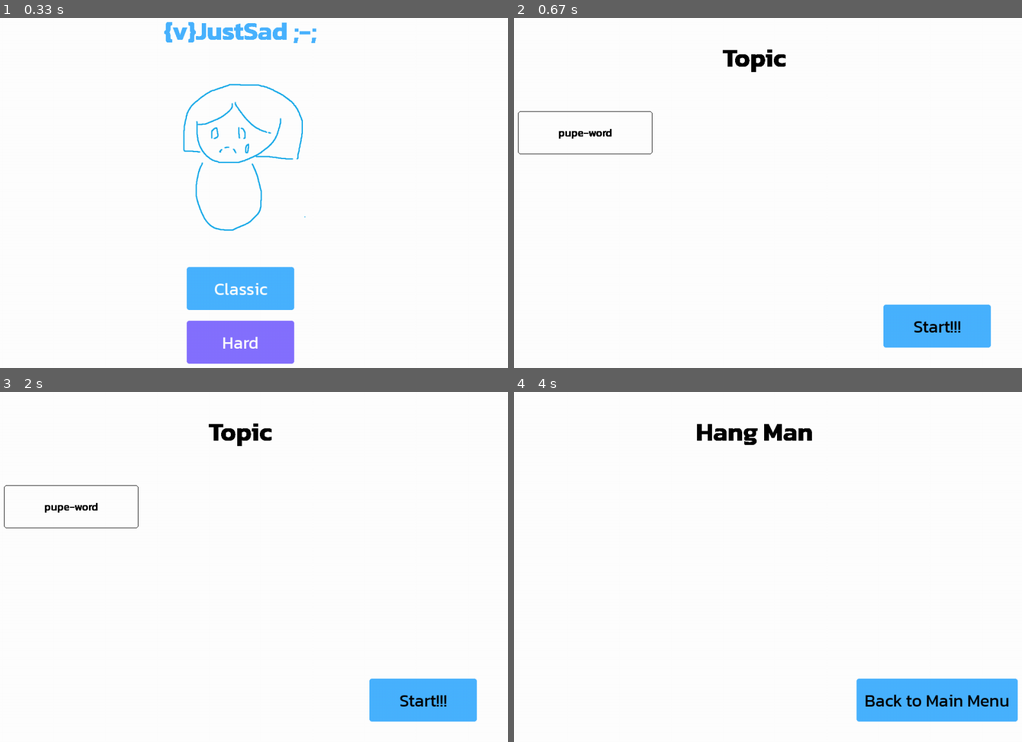
Above: before the commit, frames 1-4 (two rows, left to right).
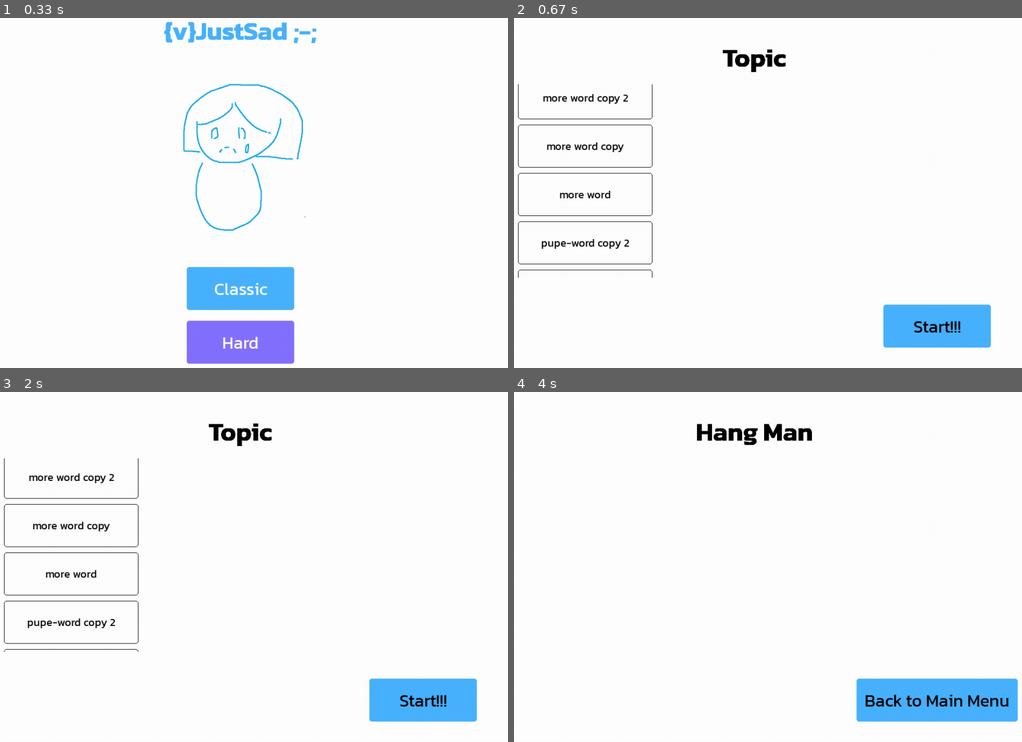
Above: after the commit, the same moments.

Repository: Wissanupong-Chanliem/WejustSad
Game: pygame game, started from main.py
Same seed, same stepped clock (60 frames per second), same inputs: the game is played once before the commit and once after it.
Inputs (mouse positions are in pixels of both pictures, inside the frame that each line leads up to):
- Up to frame 1 (0.33 s): no input
- Up to frame 2 (0.67 s): click "Classic" at 0.38 s
- Up to frame 3 (2 s): click "Start!!!" at 0.72 s; click (452, 707) at 1.55 s; click "Classic" at 1.88 s
- Up to frame 4 (4 s): click "Start!!!" at 2.22 s; click (971, 717) at 2.55 s; click "Classic" at 3.38 s; click "Start!!!" at 3.72 s

Frame 1 is identical in both runs. In frame 2, 2.0% of the frame differs, in the area x 0-28%, y 18-75%; in frame 3, 1.9%; in frame 4, nothing differs.

Commit message:
add more word list

Diff:
--- a/components/button.py
+++ b/components/button.py
@@ -39,7 +39,7 @@
         if origin_center:
             self.button_rect.center = (coordinate[0],coordinate[1])
         else:
-            self.button_rect.topleft = (coordinate[1],coordinate[0])
+            self.button_rect.topleft = (coordinate[0],coordinate[1])
         if self.text:
             self.text_rect.center = self.button_rect.center
         return self
--- a/components/topicpage/topic_select.py
+++ b/components/topicpage/topic_select.py
@@ -11,21 +11,23 @@
         self.resources = resources
         self.topics = topics
         self.topic_size = (250,80)
-        self.position = (200,100)
+        self.position = (0,0)
+        self.border = pygame.Surface((250,360))
         self.topics_elements:list[Button] = []
         for i,topic in enumerate(self.topics.items()):
             self.topics_elements.append(
                 Button(*self.topic_size,(0,0,0),5,1)
                 .add_text(self.resources.fonts["Kanit-Regular"],topic[0],(0,0,0))
-                .set_coordinate((self.position[0]+(i*90),self.position[1]))
+                .set_coordinate((self.position[1],self.position[0]+(i*90)))
             )
-
+        self.offset = 0
     def render(self,screen:pygame.Surface):
-        for ele in self.topics_elements:
-            ele.render(screen)
-        # pygame.draw.rect(screen, (255,255,255), (*self.position,*self.topic_size), 0)
-        # for i in range(2):
-        #     pygame.draw.rect(screen, (0,0,0), (self.position[0]-i,self.position[1]-i,*self.topic_size), 1)
+        self.border.fill((255,255,255))
+        for i in range(len(self.topics)):
+            self.topics_elements[i].set_coordinate((self.position[1],self.position[0]+(i*90)-self.offset))
+            self.topics_elements[i].render(self.border)
+        screen.blit(self.border,(100,150))
+        self.offset += 1
 
     def add_text(
         self,
--- /dev/null
+++ b/static/wordlist/more word copy 2.txt
@@ -0,0 +1,2 @@
+Cyan = สีฟ้า
+Sad = เศร้า
--- /dev/null
+++ b/static/wordlist/more word copy.txt
@@ -0,0 +1,2 @@
+Cyan = สีฟ้า
+Sad = เศร้า
--- /dev/null
+++ b/static/wordlist/more word.txt
@@ -0,0 +1,2 @@
+Cyan = สีฟ้า
+Sad = เศร้า
--- /dev/null
+++ b/static/wordlist/pupe-word copy 2.txt
@@ -0,0 +1,2 @@
+Cyan = สีฟ้า
+Sad = เศร้า
--- /dev/null
+++ b/static/wordlist/pupe-word copy.txt
@@ -0,0 +1,2 @@
+Cyan = สีฟ้า
+Sad = เศร้า
--- /dev/null
+++ b/static/wordlist/word copy 2.txt
@@ -0,0 +1,2 @@
+Cyan = สีฟ้า
+Sad = เศร้า
--- /dev/null
+++ b/static/wordlist/word copy.txt
@@ -0,0 +1,2 @@
+Cyan = สีฟ้า
+Sad = เศร้า
--- /dev/null
+++ b/static/wordlist/word.txt
@@ -0,0 +1,2 @@
+Cyan = สีฟ้า
+Sad = เศร้า
